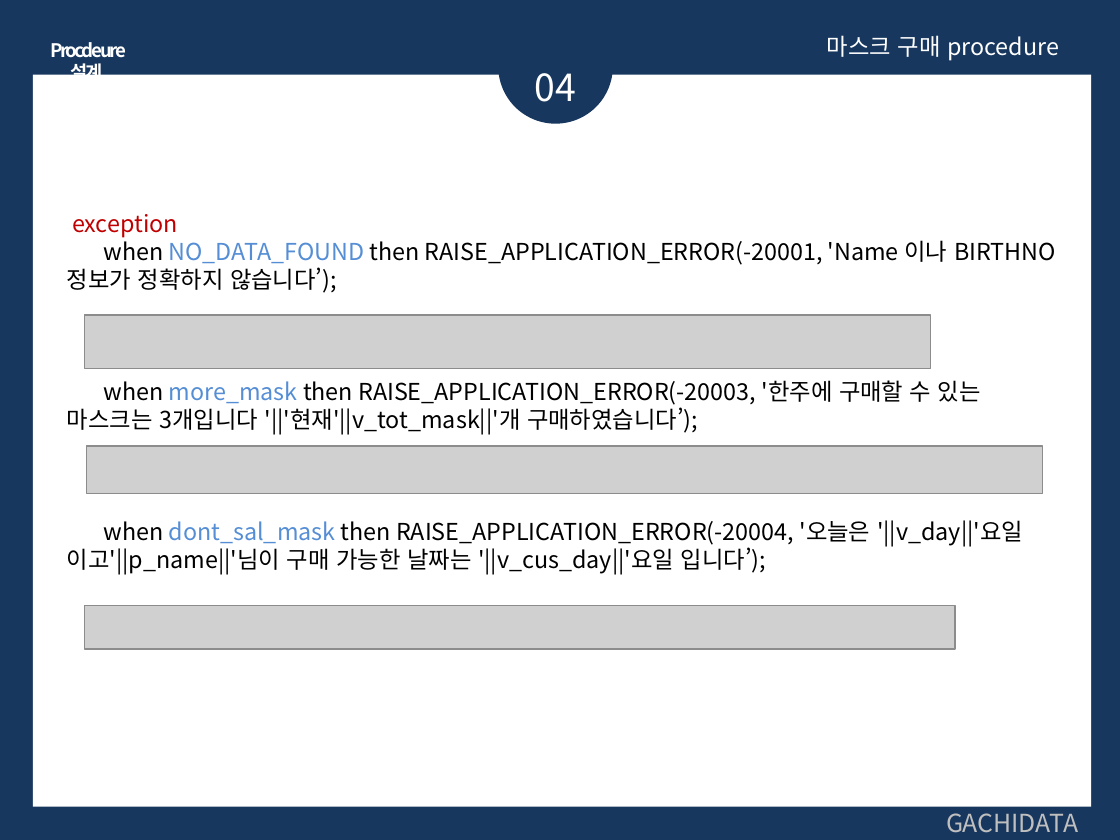
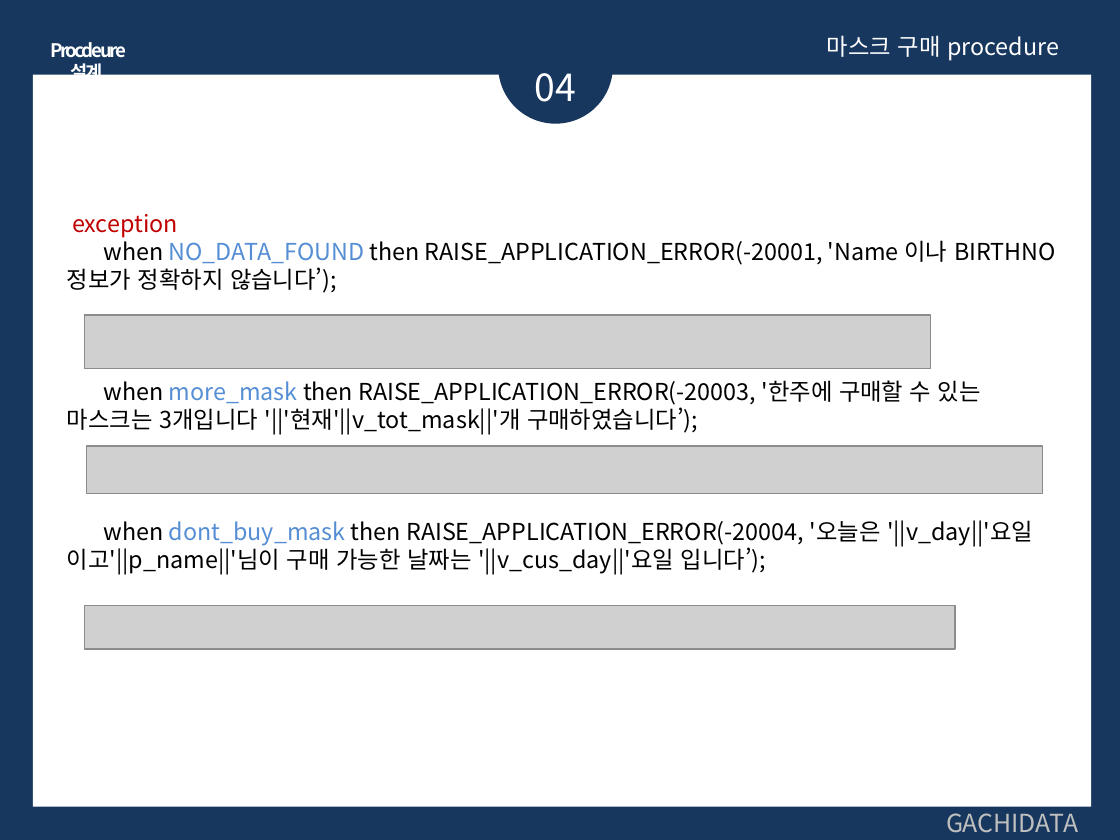
Before and after one commit to Monoreil/edu-sql, a slide deck: slide 18 of 11차SQL_hyeongmin.pptx. Drawn at 1120x840 pixels with LibreOffice and Linux fonts; fonts in the diff are those of the drawing; grey boxes stand for pictures. Boxes give left, top, right and bottom in pixels: in the first picture for what was removed or moved away, otherwise in the second. Text is boxed around its words. In the diff, an @@ line names an element or a change of style, - is before the commit and + after.

```diff
--- a/11차SQL_hyeongmin.pptx
+++ b/11차SQL_hyeongmin.pptx
@@ text at [67,520,1033,574]: text changed @@
-when dont_sal_mask then RAISE_APPLICATION_ERROR(-20004, '오늘은 '||v_day||'요일 이고'||p_name||'님이 구매 가능한 날짜는 '||v_cus_day||'요일 입니다’);
+when dont_buy_mask then RAISE_APPLICATION_ERROR(-20004, '오늘은 '||v_day||'요일 이고'||p_name||'님이 구매 가능한 날짜는 '||v_cus_day||'요일 입니다’);
```
Also in this commit, not shown: 7 other slides changed.
